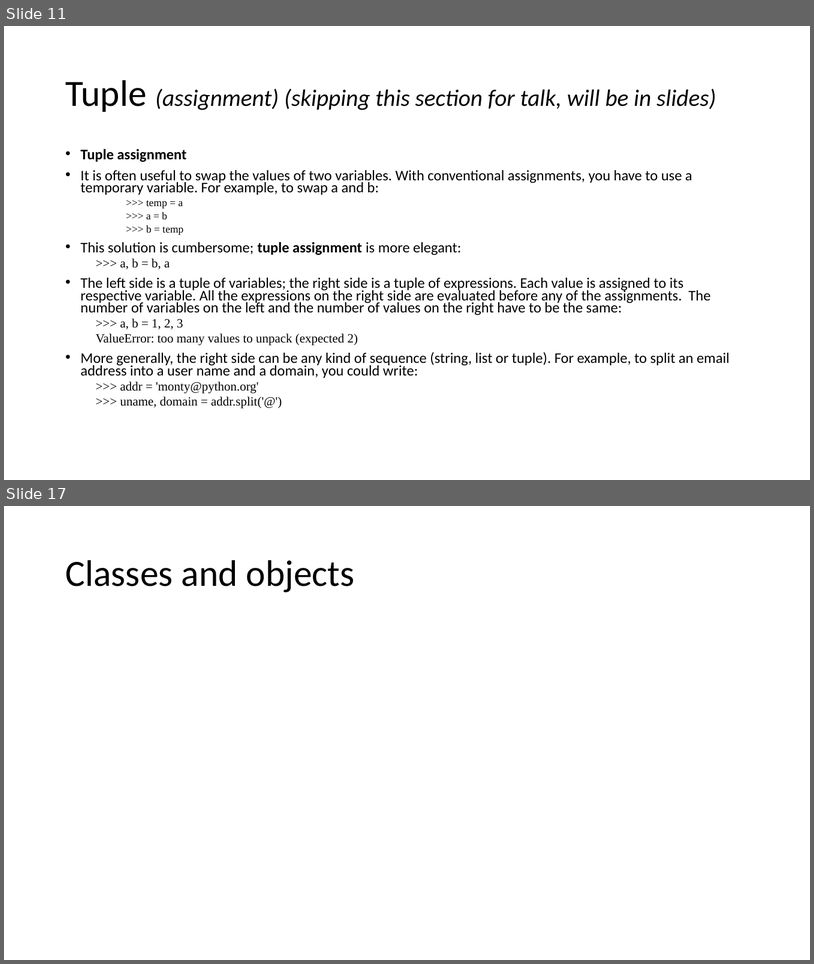
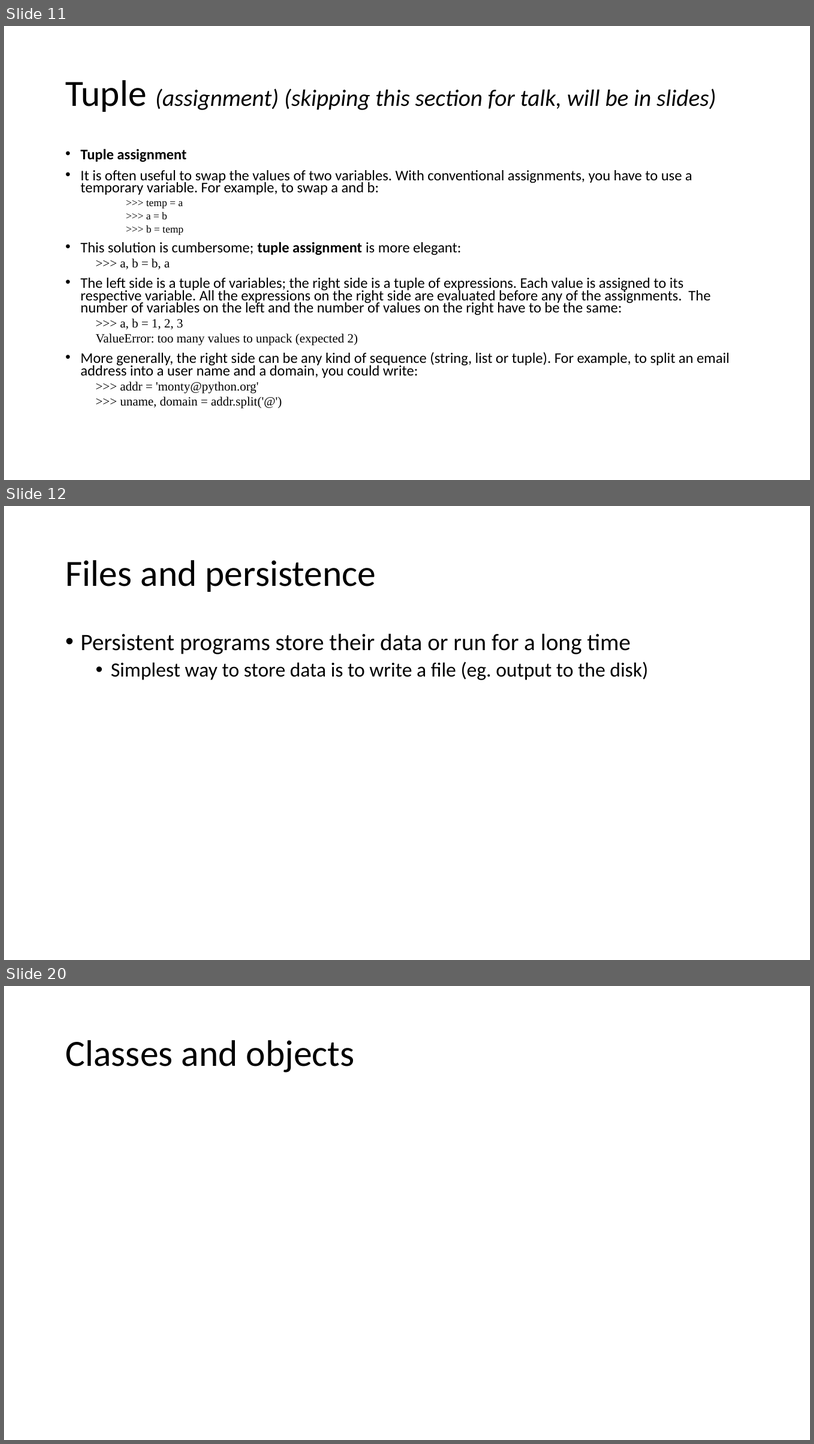
Before and after one commit to MobyAtTheo/PSG3, a slide deck: week05-ch9-15plus-pys.pptx. Shown one above the other, each under a label of ours: slides 11 and 17 before the commit, slides 11, 12 and 20 after it; the slides between them are not shown. The pictures are 814x964 and 814x1444 pixels, drawn with LibreOffice and Linux fonts; fonts in the diff are those of the drawing. Boxes give left, top, right and bottom in pixels: in the first picture for what was removed or moved away, otherwise in the second. Text is boxed around its words. In the diff, an @@ line names an element or a change of style, - is before the commit and + after.

```diff
--- a/week05-ch9-15plus-pys.pptx
+++ b/week05-ch9-15plus-pys.pptx
@@ slide 12 added at [4,506,810,960], background #FFFFFF @@
@@ title added at [65,560,377,592], 44 pt, text #000000 @@
+Files and persistence
@@ text added at [81,633,648,680], 24 pt, text #000000 @@
+• Persistent programs store their data or run for a long time
+  • Simplest way to store data is to write a file (eg. output to the disk)
@@ what was slide 17 is now slide 20 @@
```
Also in this commit, not shown: 5 slides changed, 2 other slides added.
